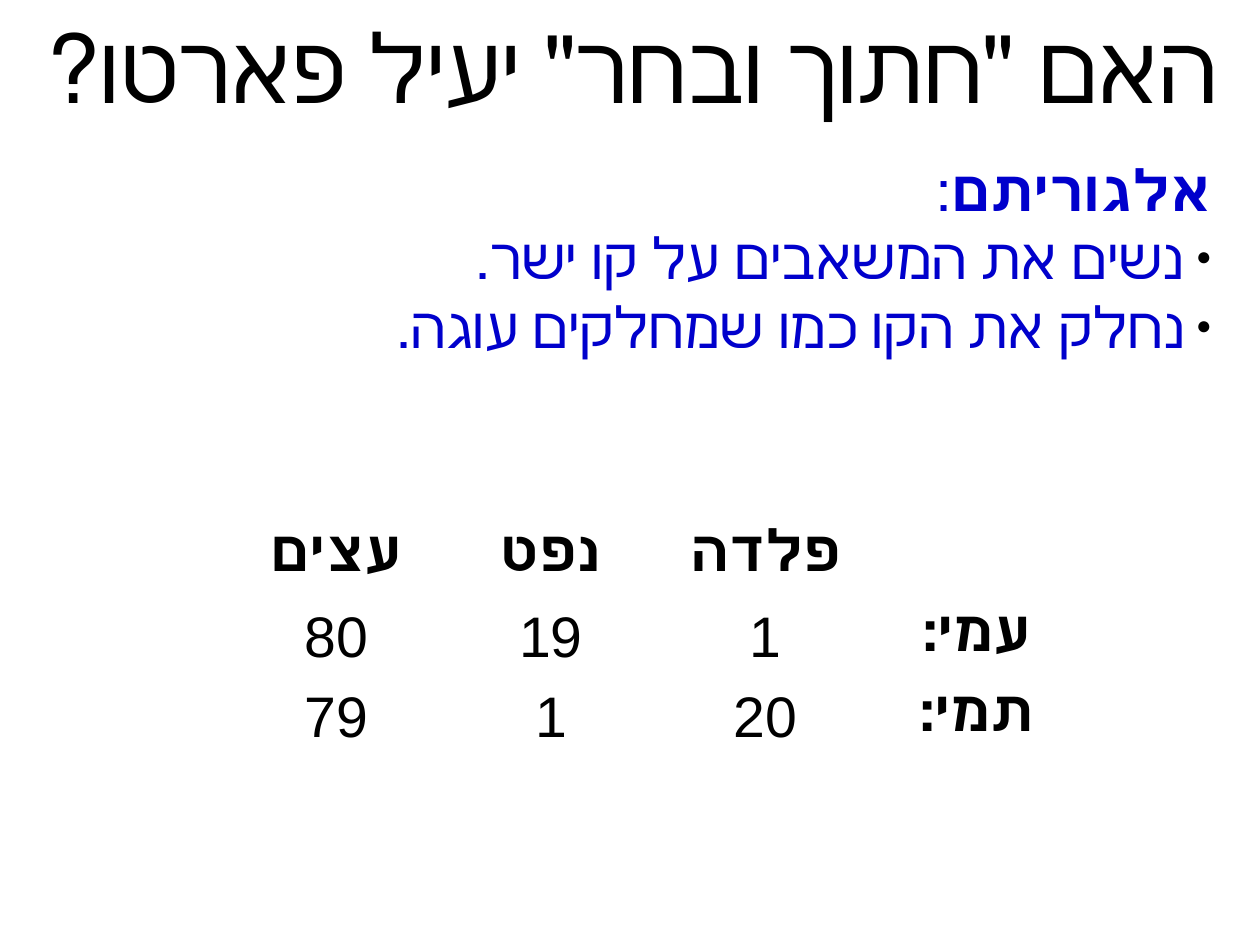
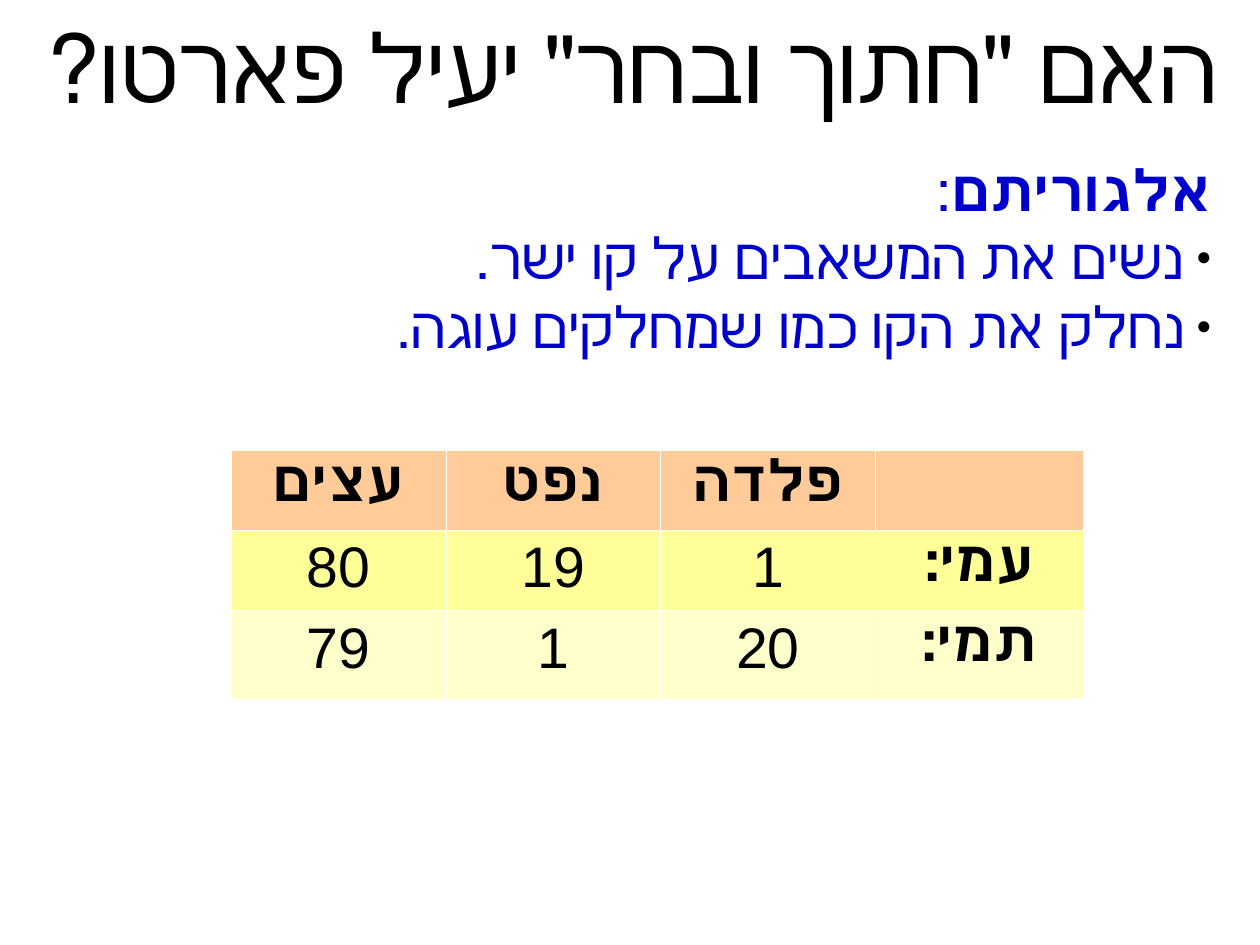
Before and after one commit to erelsgl-at-ariel/algorithms-5783, a slide deck: slide 9 of 02-pareto-efficiency/slides-leximin.odp. Drawn at 1260x945 pixels with LibreOffice and Linux fonts; fonts in the diff are those of the drawing. Boxes give left, top, right and bottom in pixels: in the first picture for what was removed or moved away, otherwise in the second. Text is boxed around its words. In the diff, an @@ line names an element or a change of style, - is before the commit and + after.

```diff
--- a/02-pareto-efficiency/slides-leximin.odp
+++ b/02-pareto-efficiency/slides-leximin.odp
@@ table at (x1=231, y1=450, x2=1084, y2=695) @@
@@ fill #FFFFFF to #FFCC99 in row 1 @@
@@ fill #FFFFFF to #FFFF99 in row 2 @@
@@ fill #FFFFFF to #FFFFCC in row 3 @@
@@ borders changed @@
@@ table moved from (x1=229, y1=520, x2=1082, y2=765) to (x1=231, y1=450, x2=1084, y2=695) @@
```
Also in this commit, not shown: 8 other slides changed, 1 slide added, 2 other files.
